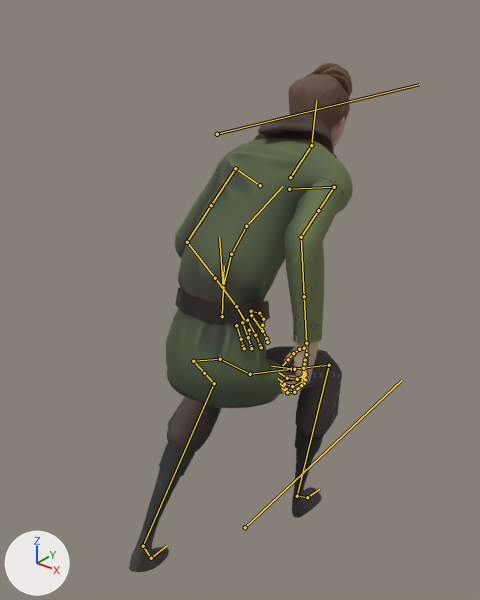
Renders of the FBX model 0_Final Exports/Player Character/ThirdPerson/anim_PlayCh_CrouchIdle.fbx from each side of a commit.
Rendered twice from a 50 mm lens placed at (0.981, -1.253, 1.574), pointed at (-0.04, 0.024, 0.783). Arrows for +X, +Y and +Z are at lower left; the lights stay in place. Both versions are drawn at frame 29 of the action 'Scene'; the numbers are the values there. The bones that bend it are drawn over the model as lines.

The first picture shows 'mc_body.001', 'mc_clothing.003', 'mc_clothing.004'.
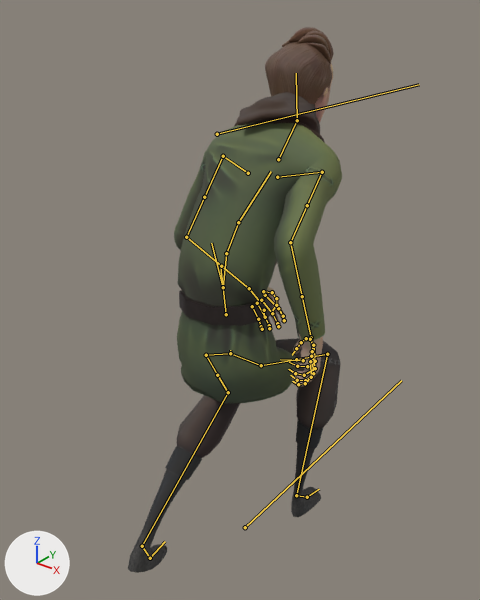
What differs and where, as boxes [x1, y1, x2, y2] in the pictures (480 x 600 px):
'mc_clothing.003', posed (10% narrower): before [166, 114, 353, 408]; after [174, 92, 342, 403]
'mc_clothing.004', posed: before [129, 346, 342, 572]; after [128, 338, 341, 573]
'mc_body.001', posed (24% narrower, 8% taller): before [262, 63, 353, 395]; after [265, 27, 334, 387]
bone 'DEF_thigh.L.001', root to tip: before (193, 361) to (204, 373); after (206, 355) to (217, 375)
bone 'DEF_Shin.L.001', root to tip: before (214, 383) to (143, 546); after (228, 392) to (142, 546)
bone 'DEF_foot.L.001', root to tip: before (143, 546) to (151, 558); after (142, 546) to (150, 558)
bone 'DEF_Toes.L.001', root to tip: before (151, 558) to (167, 545); after (150, 558) to (165, 541)
bone 'DEF_thigh.R.001', root to tip: before (250, 374) to (291, 369); after (261, 365) to (296, 359)
bone 'DEF_Shin.R.001', root to tip: before (329, 365) to (297, 496); after (327, 354) to (296, 495)
bone 'DEF_foot.R.001', root to tip: before (297, 496) to (307, 497); after (296, 495) to (307, 497)
bone 'DEF_Spine.002', root to tip: before (223, 287) to (231, 254); after (223, 287) to (226, 253)
bone 'DEF_Shoulder.L.001', root to tip: before (260, 185) to (235, 168); after (248, 173) to (223, 156)
bone 'DEF_Thumb.L.005', root to tip: before (262, 325) to (261, 331); after (276, 305) to (272, 310)

The change, as a list of edits to the scene's bpy script:
```text
Change bone_ctrl_cog_001:
    where bone_ctrl_cog_001 = bpy.data.objects['char_rig'].pose.bones['CTRL_COG.001']  # child of 'CTRL_Global'
    bone_ctrl_cog_001.rotation_quaternion: (0.993, -0.12, 0.0, 0.0) -> (1.0, -0.006, 0.0, 0.0)  # degrees (-14, 0, 0) -> degrees (-1, 0, 0)
Change bone_def_thigh_l_001:
    where bone_def_thigh_l_001 = bpy.data.objects['char_rig'].pose.bones['DEF_thigh.L.001']  # child of 'DEF_Hips.L.001'
    bone_def_thigh_l_001.rotation_quaternion: (0.867, -0.46, 0.105, -0.159) -> (0.927, -0.299, 0.184, -0.133)  # degrees (-56, 2, -22) -> degrees (-39, 15, -22)
Change bone_def_shin_l_001:
    where bone_def_shin_l_001 = bpy.data.objects['char_rig'].pose.bones['DEF_Shin.L.001']  # child of 'DEF_thigh.L.004'
    bone_def_shin_l_001.rotation_quaternion: (0.744, 0.647, 0.0, 0.167) -> (0.759, 0.63, 0.0, 0.163)  # degrees (80, -13, 15) -> degrees (78, -12, 15)
Change bone_def_foot_l_001:
    where bone_def_foot_l_001 = bpy.data.objects['char_rig'].pose.bones['DEF_foot.L.001']  # child of 'DEF_Shin.L.001'
    bone_def_foot_l_001.rotation_quaternion: (0.996, -0.079, -0.03, 0.004) -> (0.988, -0.124, -0.082, -0.027)  # degrees (-9, -3, 1) -> degrees (-14, -10, -2)
Change bone_def_toes_l_001:
    where bone_def_toes_l_001 = bpy.data.objects['char_rig'].pose.bones['DEF_Toes.L.001']  # child of 'DEF_foot.L.001'
    bone_def_toes_l_001.rotation_quaternion: (0.968, -0.244, 0.0, 0.049) -> (0.941, -0.334, -0.005, 0.049)  # degrees (-28, 1, 5) -> degrees (-39, 1, 5)
Change bone_def_thigh_r_001:
    where bone_def_thigh_r_001 = bpy.data.objects['char_rig'].pose.bones['DEF_thigh.R.001']  # child of 'DEF_Hips.R.001'
    bone_def_thigh_r_001.rotation_quaternion: (0.736, -0.656, 0.138, 0.097) -> (0.815, -0.573, 0.046, 0.072)  # degrees (-84, 19, -2) -> degrees (-70, 9, 4)
Change bone_def_shin_r_001:
    where bone_def_shin_r_001 = bpy.data.objects['char_rig'].pose.bones['DEF_Shin.R.001']  # child of 'DEF_thigh.R.004'
    bone_def_shin_r_001.rotation_quaternion: (0.818, 0.557, 0.0, -0.144) -> (0.799, 0.583, 0.0, -0.15)  # degrees (67, 9, -14) -> degrees (71, 10, -14)
Change bone_def_foot_r_001:
    where bone_def_foot_r_001 = bpy.data.objects['char_rig'].pose.bones['DEF_foot.R.001']  # child of 'DEF_Shin.R.001'
    bone_def_foot_r_001.rotation_quaternion: (0.996, 0.051, -0.044, 0.061) -> (0.994, 0.002, 0.024, 0.104)  # degrees (6, -5, 7) -> degrees (0, 3, 12)
Change bone_def_spine_002:
    where bone_def_spine_002 = bpy.data.objects['char_rig'].pose.bones['DEF_Spine.002']
    bone_def_spine_002.rotation_quaternion: (0.949, -0.314, -0.001, 0.011) -> (0.979, -0.203, -0.002, 0.011)  # degrees (-37, 0, 1) -> degrees (-23, 0, 1)
Change bone_def_shoulder_l_001:
    where bone_def_shoulder_l_001 = bpy.data.objects['char_rig'].pose.bones['DEF_Shoulder.L.001']  # child of 'DEF_Spine.004'
    bone_def_shoulder_l_001.rotation_quaternion: (0.992, -0.128, 0.0, 0.0) -> (0.988, -0.156, 0.0, 0.0)  # degrees (-15, 0, 0) -> degrees (-18, 0, 0)
Change bone_def_thumb_l_005:
    where bone_def_thumb_l_005 = bpy.data.objects['char_rig'].pose.bones['DEF_Thumb.L.005']  # child of 'DEF_Thumb.L.003'
    bone_def_thumb_l_005.rotation_quaternion: (1.0, 0.0, 0.0, 0.0) -> (0.96, -0.281, 0.0, 0.0)  # degrees (0, 0, 0) -> degrees (-33, 0, 0)
```
